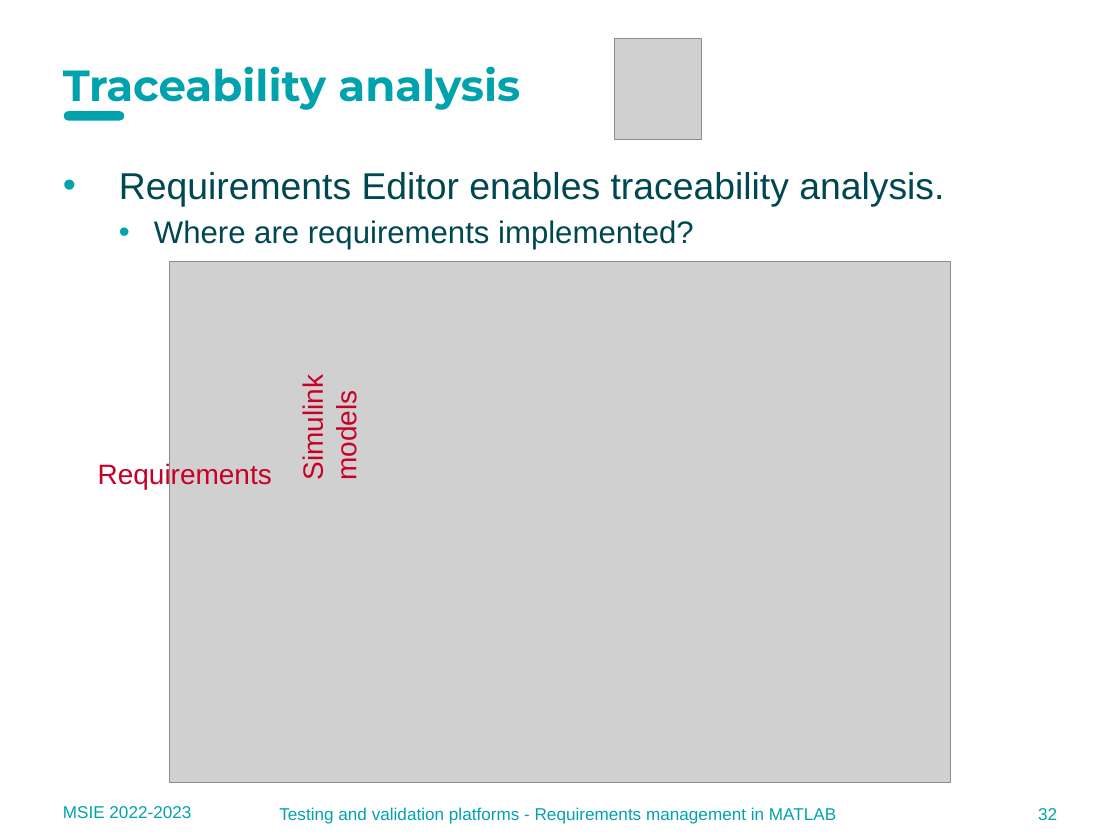
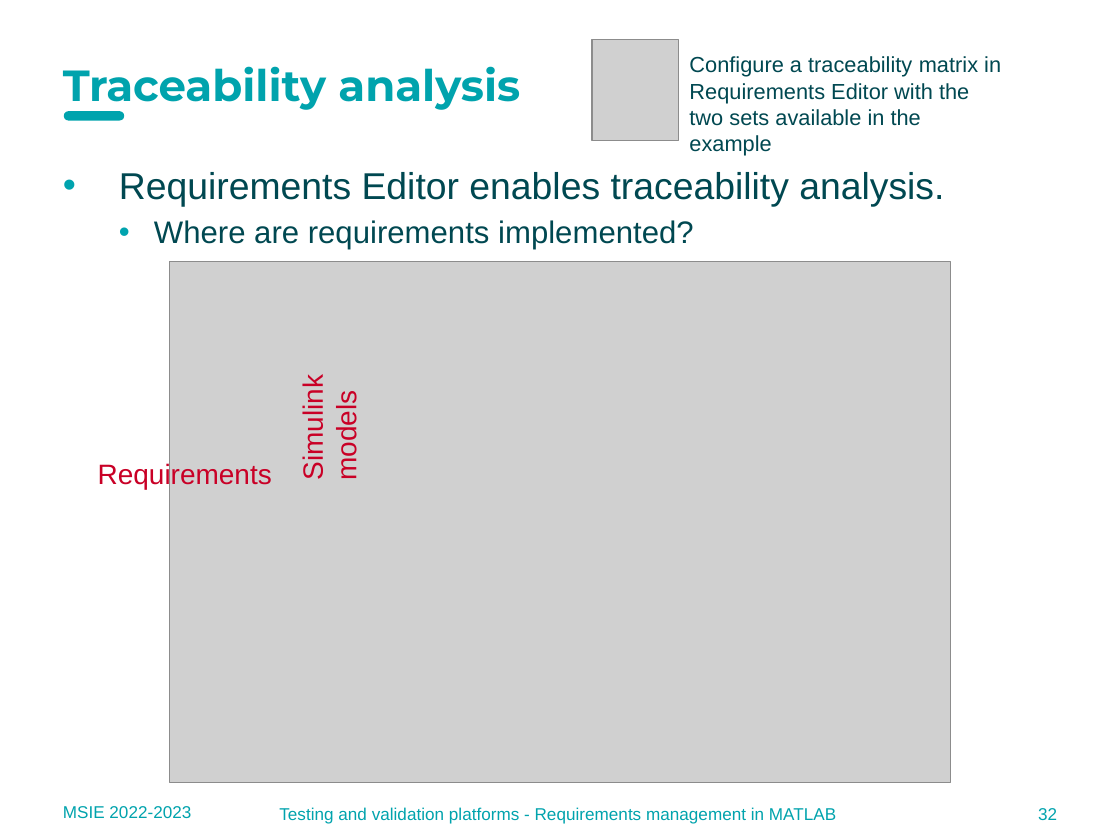
Before and after one commit to MU-MATHWORKS/MODEL-BASED-LIFE-CYCLE-WITH-MATLAB-SIMULINK, a slide deck: slide 32 of 2_PHASE3_Requirements/docs/2.2 Requirements management in MATLAB_EN.pptx. Drawn at 1120x840 pixels with LibreOffice and Linux fonts; fonts in the diff are those of the drawing; grey boxes stand for pictures; background and template pictures are left out. Boxes give left, top, right and bottom in pixels: in the first picture for what was removed or moved away, otherwise in the second. Text is boxed around its words. In the diff, an @@ line names an element or a change of style, - is before the commit and + after.

```diff
--- a/2_PHASE3_Requirements/docs/2.2 Requirements management in MATLAB_EN.pptx
+++ b/2_PHASE3_Requirements/docs/2.2 Requirements management in MATLAB_EN.pptx
@@ picture: place and size @@
-picture at [615, 38, 701, 140]
+picture at [592, 39, 679, 141]
@@ text added at [689, 56, 1001, 126], 14 pt, text #004851 @@
+Configure a traceability matrix in Requirements Editor with the two sets available in the example
```
Also in this commit, not shown: 8 other slides changed, 24 other files.
